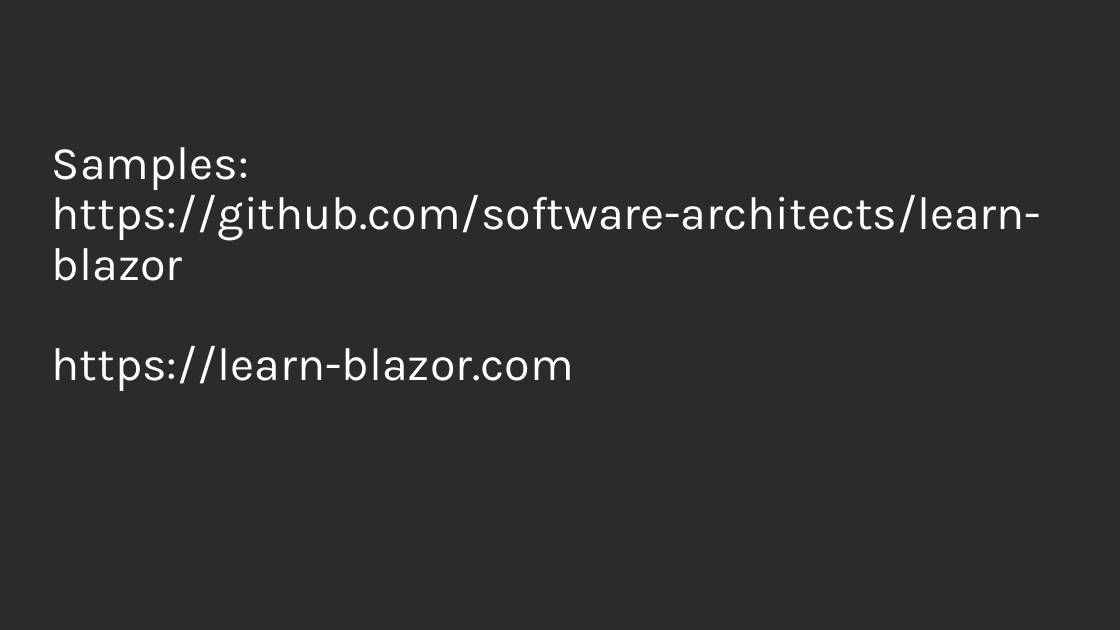
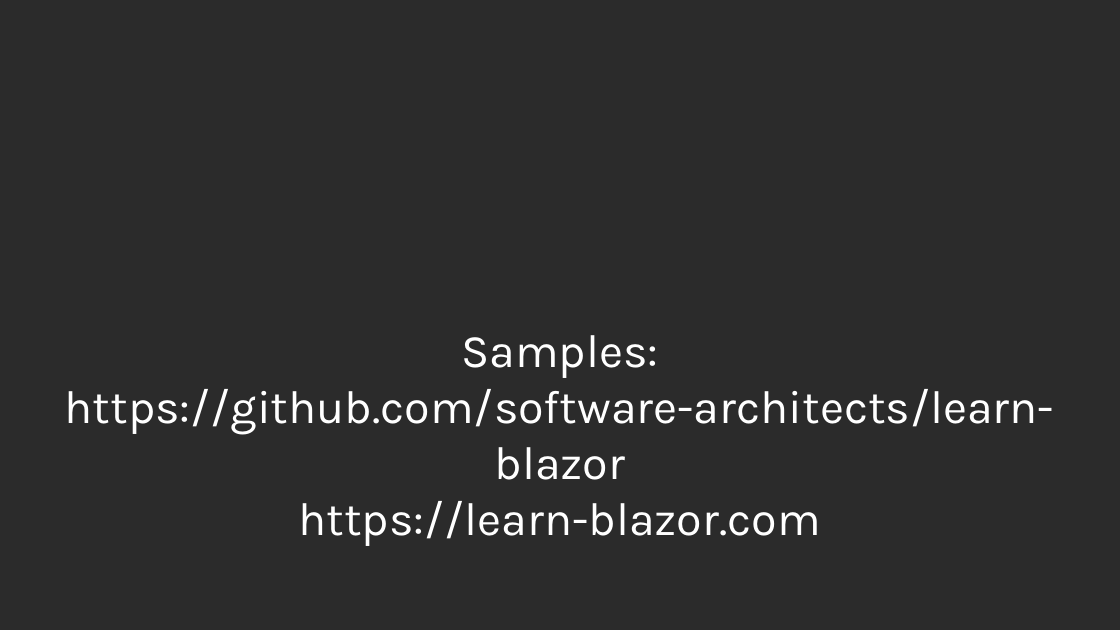
Before and after one commit to software-architects/learn-blazor, a slide deck: slide 2 of static/slides/Blazor-Intro.pptx (slide 3 before the commit). Drawn at 1120x630 pixels with LibreOffice and Linux fonts; fonts in the diff are those of the drawing; background and template pictures are left out; a plain dark background stands for a picture behind light text. Boxes give left, top, right and bottom in pixels: in the first picture for what was removed or moved away, otherwise in the second. Text is boxed around its words. In the diff, an @@ line names an element or a change of style, - is before the commit and + after.

Commit message:
Minor refresh of slides, iJS layout

```diff
--- a/static/slides/Blazor-Intro.pptx
+++ b/static/slides/Blazor-Intro.pptx
@@ title "Samples: https://github.com/software-architects/learn-blazor ...": place and size @@
-title "Samples: https://github.com/software-architects/learn-blazor ..." at [52,147,1041,391]
+title "Samples: https://github.com/software-architects/learn-blazor ..." at [65,335,1054,546]
@@ title "Samples: https://github.com/software-architects/learn-blazor ..." at [65,335,1054,546]: alignment left to centre; line spacing 0.9 to 1 @@
```
Also in this commit, not shown: 4 other slides changed, 1 slide added, 2 slides removed, 1 other file.
